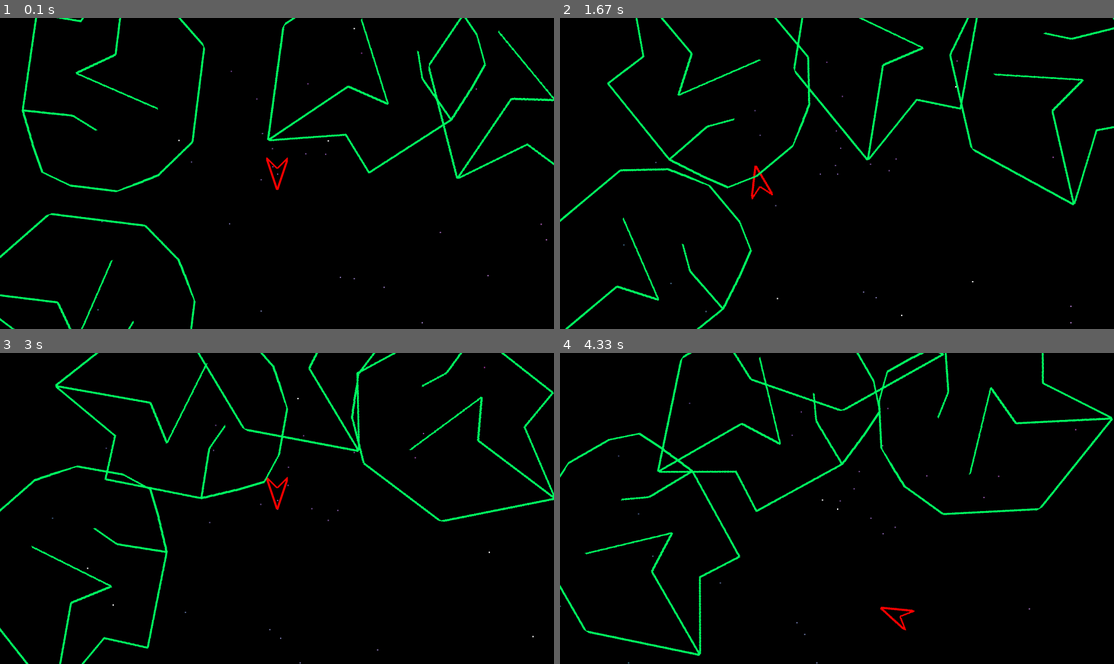
Above: before the commit, frames 1-4 (two rows, left to right).
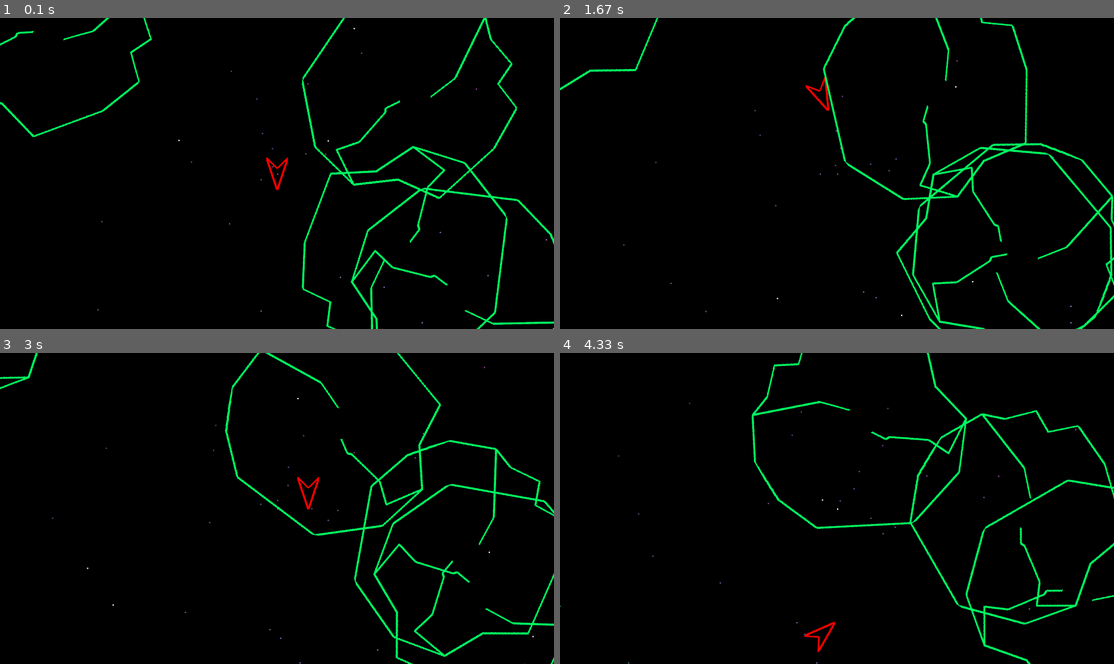
Above: after the commit, the same moments.

Repository: Diego-F-Lenis-c137/asteroids_learnigPygame
Game: pygame game, started from main.py
Two runs of this game, one before a commit and one after it. Both use one fixed random seed, a clock stepped at 60 frames per second and the inputs below.
Inputs:
- Up to frame 1 (0.1 s): no input
- Up to frame 2 (1.67 s): hold Right 0.33-0.8 s; hold Up 0.83-1.13 s; hold Right 1.17-1.63 s
- Up to frame 3 (3 s): hold Left 1.67-2.2 s; hold Down 2.23-2.53 s; hold Left 2.57-2.97 s
- Up to frame 4 (4.33 s): hold Up 3-3.37 s; hold Right 3.4-4.03 s; hold Down from 4.07 s (still down)

The runs differ from the first frame. In frame 1, 6.7% of the frame differs, in the area x 0-100%, y 0-100%; in frame 2, 7.0%; in frame 3, 7.1%; in frame 4, 6.9%.

Commit message:
updte asteroide: colider+sprite, spawn en 'zona segura'; main: velocidad variable por nivel;

Diff:
--- a/asteroid.py
+++ b/asteroid.py
@@ -6,17 +6,20 @@
 
 class Asteroid(pygame.sprite.Sprite):
 
-    def __init__(self, w, h, angular_vel=30.0):
+    def __init__(self, w, h, acceleration = 1.0, angular_vel=30.0):
         super().__init__()
         self._orig_image = self._build_asteroid_surface()  # cache the artwork
-        self.image       = pygame.transform.rotate(self._orig_image, angular_vel)            # what gets blitted
-        self.position = [r.randint(10, w-10), r.randint(10, h-10)]
+        self.image       = self._orig_image          # what gets blitted
+        self.position = r.choice([[r.randint(10, (w//2)-250), r.randint(10, (h//2)-250)], [r.randint((w//2)+250, w-10), r.randint((h//2)-250, h-10)],
+                                  [r.randint(10, (w//2)-250), r.randint(10, (h//2)+250)], [r.randint((w//2)+250, w-10), r.randint((h//2)+250, h-10)]])
+        self.acceleration = acceleration
 
         self.rect        = self.image.get_rect(center = self.position)
 
         self.angle       = r.randint(0, 359)                     # current heading (deg)
         self.angular_vel = angular_vel                 # deg /
         self.orientation = [m.sin(m.radians(self.angle)), m.cos(m.radians(self.angle))]
+
         self.limits = (w, h)
 
 
@@ -26,13 +29,17 @@
         return self.rect
     # ------------------------------------------------------------------
     def _build_asteroid_surface(self) -> pygame.Surface:
-        """Draw the red polyline on a transparent surface once."""
-        points = [(0 , 200),(50,100),(100,50),(160,50),(250,55),(450,160),
-                  (400,250),(500,400),(250,500),(50,400),(4,300 )]
-        details1 = [(250,55),( 200 ,160),(150, 200 )]
-        details2 = [(500,400),(300,300),(290,200),(150,350)]
+        points = [(0, 200),(50, 100),(100, 80),(150,25),(200,50),(250,0),(350, 40),(480,150),
+                  (450,250),(475,350),(400, 450),(250,500),(50,400),(5,300)]
+        details1 = [(50, 100),(200,150),(250, 200)]
+        details2 = [(475,350),(400,400),(375,350),(300,300),(290, 300),(270, 270)]
         surf   = pygame.Surface((500, 500), pygame.SRCALPHA)
-        #pygame.draw.circle(surf, (0, 255, 100), (200, 200), 200, 3)
+
+        #for i in range(0, 500, 50):
+        #    pygame.draw.line(surf, (200, 200, 200), (0, i), (500, i), 2)      <- this commented block s for debugging collisions
+        #    pygame.draw.line(surf, (200, 200, 200), (i, 0), (i, 500), 2)
+        #pygame.draw.circle(surf, (100, 100, 255, 50), (250, 250), 250, 5)
+
         pygame.draw.lines(surf, (0, 255, 100), True, points, 5)
         pygame.draw.lines(surf, (0, 255, 100), False, details1, 5)
         pygame.draw.lines(surf, (0, 255, 100), False, details2, 5)
@@ -44,8 +51,8 @@
         self.angle = (self.angle + self.angular_vel * dt) % 360
         self.image = pygame.transform.rotate(self._orig_image, self.angle)
 
-        self.rect.x += self.orientation[0]
-        self.rect.y += self.orientation[1]
+        self.rect.x += self.orientation[0] * self.acceleration
+        self.rect.y += self.orientation[1] * self.acceleration
 
         # re‑centre after the size change caused by rotation
         self.rect = self.image.get_rect(center = self.rect.center)
--- a/main.py
+++ b/main.py
@@ -7,23 +7,25 @@
 from controls import Controls
 from backgrounderizer import Backgrounderizer as bgnd
 # ----------------------------------------------------------------------
+COLLISION_RATIO = 0.70721357850070721357850070721358  # Adjust this value as needed for collision sensitivity
 def get_display_size():
     mon = next((m for m in get_monitors() if m.is_primary), None)
     return (mon.width, mon.height) if mon else (1280, 720)
 
 # ----------------------------------------------------------------------
 def main():
+    level = 1
     pygame.init()
     W, H   = get_display_size()
-    W = W
-    H = H
     screen = pygame.display.set_mode((W, H), pygame.FULLSCREEN)
     pygame.display.set_caption("Rocas del espacio - alpha 2.0")
 
     clock  = pygame.time.Clock()
 
     pos = (W // 2, H // 2)
-    ship = Ship(W, H, screen, angular_vel=180.0)
+    ship = Ship(W, H, screen, angular_vel=360.0)
+    ships = pygame.sprite.Group()
+    ships.add(ship)
     asteroids = pygame.sprite.Group()
     asteroids.add(Asteroid(W, H), Asteroid(W, H), Asteroid(W, H), Asteroid(W, H))
     background = bgnd((W,H), screen)
@@ -47,6 +49,14 @@
             if bullet:
                 bullets.add(bullet)
 
+        pygame.sprite.groupcollide(asteroids, ships,  False,  True, collided=pygame.sprite.collide_circle_ratio(COLLISION_RATIO))
+        pygame.sprite.groupcollide(bullets, asteroids, True,  True, collided=pygame.sprite.collide_circle_ratio(COLLISION_RATIO))
+
+        if (len(asteroids) <= 0):
+            level += 0.2
+            ship.rect.x, ship.rect.y = [W//2, H//2]
+            asteroids.add(Asteroid(W, H, acceleration=level), Asteroid(W, H, acceleration=level), Asteroid(W, H, acceleration=level), Asteroid(W, H, acceleration=level))
+
         dt = clock.tick(60) / 1000.0        # seconds since last frame
         ship.update(dt, 0)  # Pass 0 instead of undefined variable
         asteroids.update(dt, 0)
